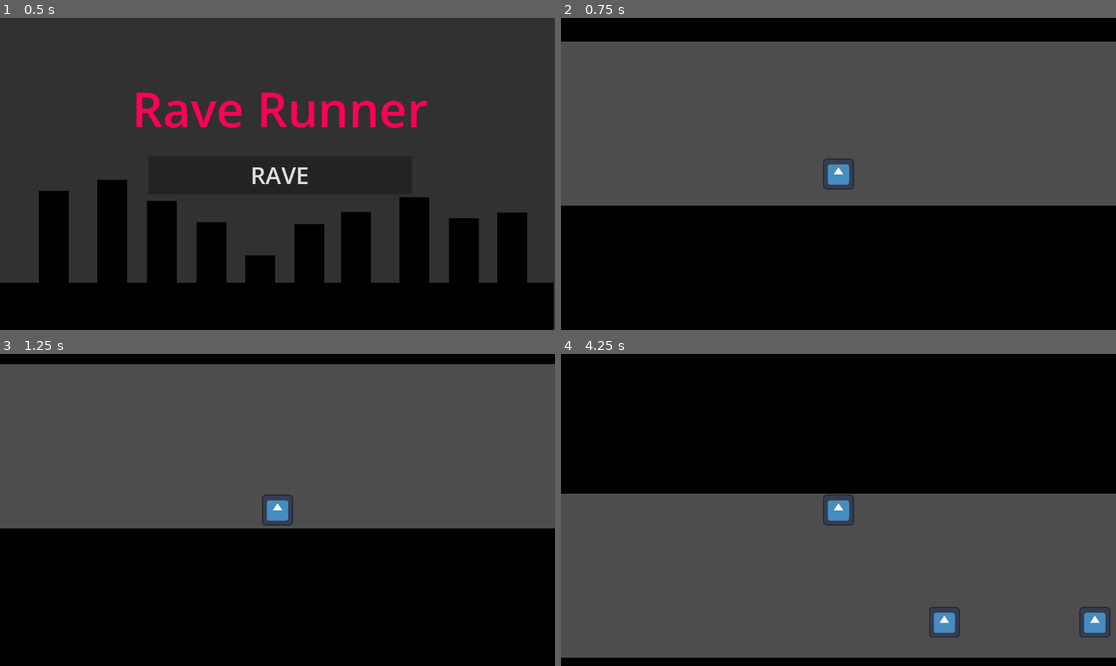
Above: before the commit, frames 1-4 (two rows, left to right).
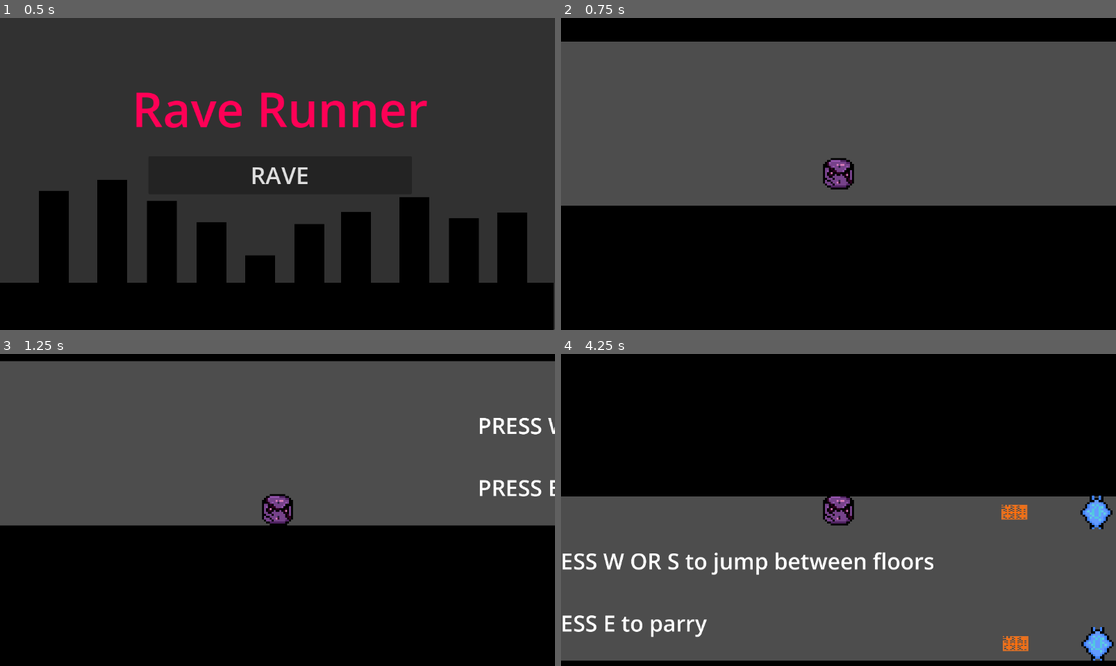
Above: after the commit, the same moments.

Repository: Cocotrilito/RaveRunner
Game: Godot game, scene res://scenes/main_menu.tscn
The game is run twice, just before and just after one commit, with the same random seed, the same clock (stepped at 60 frames per second) and the same inputs. The engine's default icon, where the game draws it, is replaced by a stand-in: a white triangle on a blue panel in a dark square. Sound files missing from this copy of the repository are replaced by a short silence.
Inputs (mouse positions are in pixels of both pictures, inside the frame that each line leads up to):
- Up to frame 1 (0.5 s): no input
- Up to frame 2 (0.75 s): click "RAVE" at 0.5 s
- Up to frame 3 (1.25 s): no input
- Up to frame 4 (4.25 s): tap W (move_up) at 1.25, 1.52, 2, 2.27, 2.75, 3.5, 3.77 s; move the mouse to (960, 494) at 1.27 s; hold Right mouse button (parry) 1.28-2.03 s; hold Right 1.28-2.78 s; click (960, 494) at 1.42 s; move the mouse to (727, 525) at 2.02 s; right-click (727, 525) at 2.1 s; move the mouse to (894, 441) at 2.77 s; hold Left 2.78-3.53 s; hold Right mouse button (parry) 2.78-3.53 s; tap Alt at 2.85 s; move the mouse to (810, 572) at 3.52 s; hold Right from 3.53 s (still down); tap Shift at 3.6 s; click (810, 572) at 3.67 s; right-click (810, 572) at 3.8 s

Frame 1 is identical in both runs. In frame 2, 0.5% of the frame differs, in the area x 47-53%, y 44-56%; in frame 3, 3.2%; in frame 4, 6.1%, in the area x 0-100%, y 44-99%.

Commit message:
FINAL COMMIT

Diff:
--- a/player.gd
+++ b/player.gd
@@ -5,7 +5,10 @@
 var gravity_direction = 1
 const FLIP_IMPULSE = 700.0
 var shake_tween: Tween
+var base_scale: Vector2
 
+func _ready():
+	base_scale = $Sprite2D.scale
 
 func _shake_camera():
 	print("shakyshakyshaky")
@@ -19,14 +22,14 @@
 func _on_flip():
 	_shake_camera()
 	var tween = create_tween()
-	tween.tween_property($Sprite2D, "scale", Vector2(0.7, 1.3), 0.05)
-	tween.tween_property($Sprite2D, "scale", Vector2(1,1), 0.1)
+	tween.tween_property($Sprite2D, "scale", base_scale * Vector2(0.7, 1.3), 0.05)
+	tween.tween_property($Sprite2D, "scale", base_scale, 0.1)
 
 func _on_land():
 	_shake_camera()
 	var tween = create_tween()
-	tween.tween_property($Sprite2D, "scale", Vector2(1.3, 0.7), 0.05)
-	tween.tween_property($Sprite2D, "scale", Vector2(1,1), 0.1)
+	tween.tween_property($Sprite2D, "scale", base_scale * Vector2(1.3, 0.7), 0.5)
+	tween.tween_property($Sprite2D, "scale", base_scale, 0.1)
 
 
 func _physics_process(delta):
@@ -64,3 +67,7 @@
 		if area.has_method("do_parry") and Input.is_action_pressed("parry"):
 			area.do_parry()
 			print("EXITOSO")
+
+
+func _on_audio_stream_player_finished() -> void:
+	pass # Replace with function body.
--- /dev/null
+++ b/scenes/audio_stream_player.gd
@@ -0,0 +1,7 @@
+extends AudioStreamPlayer
+
+func _ready():
+	play()
+
+func _on_finished():
+	play()
--- a/scenes/enemy.gd
+++ b/scenes/enemy.gd
@@ -1,4 +1,10 @@
 extends Area2D
+
+
+
+@onready var attack: Sprite2D = $Attack
+@onready var idle: Sprite2D = $idle
+
 
 const PROJECTILE =  preload("res://scenes/projectile.tscn")
 
@@ -13,12 +19,23 @@
 	$AttackTimer.stop()
 
 func _on_attack():
-	$Sprite2D.modulate = Color.RED
-	# $AnimatedTelegraph.play("telegraph") LUEGO
+	idle.visible = false
+	attack.visible = true
 	await get_tree().create_timer(0.4).timeout
-	$Sprite2D.modulate = Color.WHITE
+	attack.visible = false
+	idle.visible = true
 	_shoot()
+
+
 
 func _ready():
 	add_to_group("enemy")
 	$AttackTimer.timeout.connect(_on_attack)
+
+
+
+func _on_visible_on_screen_notifier_2d_screen_entered():
+	$AttackTimer.start()
+
+func _on_visible_on_screen_notifier_2d_screen_exited():
+	$AttackTimer.stop()
--- a/scenes/enemy.tscn
+++ b/scenes/enemy.tscn
@@ -1,7 +1,8 @@
 [gd_scene format=3 uid="uid://bj80rs4m23o6f"]
 
 [ext_resource type="Script" uid="uid://sw3t7frdemmm" path="res://scenes/enemy.gd" id="1_md0e3"]
-[ext_resource type="Texture2D" uid="uid://dpu0vx1qaseuj" path="res://icon.svg" id="2_4ra3w"]
+[ext_resource type="Texture2D" uid="uid://6gti8evjct5v" path="res://sprites/forgiveme 2.png" id="2_md0e3"]
+[ext_resource type="Texture2D" uid="uid://sksg7wcfag46" path="res://sprites/forgive.png" id="3_4ra3w"]
 
 [sub_resource type="CircleShape2D" id="CircleShape2D_5uy6h"]
 radius = 72.99315
@@ -9,12 +10,27 @@
 [node name="Enemy" type="Area2D" unique_id=2039065819]
 script = ExtResource("1_md0e3")
 
-[node name="Sprite2D" type="Sprite2D" parent="." unique_id=275594029]
-texture = ExtResource("2_4ra3w")
+[node name="idle" type="Sprite2D" parent="." unique_id=275594029]
+texture_filter = 1
+position = Vector2(0.50000525, 0.4999962)
+scale = Vector2(9.562501, 8.6875)
+texture = ExtResource("2_md0e3")
 
 [node name="CollisionShape2D" type="CollisionShape2D" parent="." unique_id=114981375]
 shape = SubResource("CircleShape2D_5uy6h")
 
 [node name="AttackTimer" type="Timer" parent="." unique_id=1969896454]
 wait_time = 2.0
-autostart = true
+
+[node name="Attack" type="Sprite2D" parent="." unique_id=1840824654]
+texture_filter = 1
+position = Vector2(0.7500038, 0.5)
+scale = Vector2(7.90625, 9.062499)
+texture = ExtResource("3_4ra3w")
+
+[node name="VisibleOnScreenNotifier2D" type="VisibleOnScreenNotifier2D" parent="." unique_id=590497839]
+position = Vector2(-6, 189)
+rect = Rect2(-2091, -435, 2185, 518)
+
+[connection signal="screen_entered" from="VisibleOnScreenNotifier2D" to="." method="_on_visible_on_screen_notifier_2d_screen_entered"]
+[connection signal="screen_exited" from="VisibleOnScreenNotifier2D" to="." method="_on_visible_on_screen_notifier_2d_screen_exited"]
--- /dev/null
+++ b/scenes/main.gd
@@ -0,0 +1,4 @@
+extends Node
+
+func _ready():
+	AudioServer.set_bus_volume_db(AudioServer.get_bus_index("Master"), 0)
--- a/scenes/main.tscn
+++ b/scenes/main.tscn
@@ -1,9 +1,12 @@
 [gd_scene format=3 uid="uid://dx4j0064lxusg"]
 
 [ext_resource type="PackedScene" uid="uid://cxwe1c0hnqoo" path="res://scenes/player.tscn" id="1_o5qli"]
+[ext_resource type="Script" uid="uid://dvyagsipm0pad" path="res://scenes/main.gd" id="1_tefeu"]
 [ext_resource type="Texture2D" uid="uid://dpu0vx1qaseuj" path="res://icon.svg" id="2_0wfyh"]
 [ext_resource type="Script" uid="uid://dakesup36v8l6" path="res://scenes/area_2d.gd" id="3_jyhfs"]
 [ext_resource type="PackedScene" uid="uid://bj80rs4m23o6f" path="res://scenes/enemy.tscn" id="3_sugp2"]
+[ext_resource type="Script" uid="uid://b32o4xcsu8a3c" path="res://scenes/audio_stream_player.gd" id="5_tbgi4"]
+[ext_resource type="AudioStream" uid="uid://b7kae85x25dpb" path="res://sprites/Hardtechno #saralandry No Copyright or author rights.mp3" id="6_o6xl0"]
 
 [sub_resource type="WorldBoundaryShape2D" id="WorldBoundaryShape2D_0wfyh"]
 
@@ -12,7 +15,11 @@
 [sub_resource type="RectangleShape2D" id="RectangleShape2D_sugp2"]
 size = Vector2(572, 688)
 
+[sub_resource type="SystemFont" id="SystemFont_jyhfs"]
+font_names = PackedStringArray("Impact")
+
 [node name="Node" type="Node" unique_id=1932085317]
+script = ExtResource("1_tefeu")
 
 [node name="Player" parent="." unique_id=846697681 instance=ExtResource("1_o5qli")]
 position = Vector2(55, 541)
@@ -29,7 +36,7 @@
 [node name="ColorRect" type="ColorRect" parent="StaticBody2D2" unique_id=191263649]
 offset_left = -6386.0
 offset_top = -1230.0
-offset_right = 30765.0
+offset_right = 31506.0
 offset_bottom = 10.0
 color = Color(0, 0, 0, 1)
 
@@ -42,18 +49,18 @@
 [node name="ColorRect" type="ColorRect" parent="StaticBody2D" unique_id=1166682013]
 offset_left = -6376.0
 offset_top = 692.0
-offset_right = 30737.0
+offset_right = 32883.0
 offset_bottom = 3289.0
 color = Color(0, 0, 0, 1)
 
 [node name="Enemy" parent="." unique_id=2039065819 instance=ExtResource("3_sugp2")]
-position = Vector2(3686, 545)
+position = Vector2(3697, 622)
 
 [node name="Enemy2" parent="." unique_id=239325212 instance=ExtResource("3_sugp2")]
-position = Vector2(5954, 65)
+position = Vector2(3692, 76)
 
 [node name="Area2D" type="Area2D" parent="." unique_id=2046186658]
-position = Vector2(31299, 336)
+position = Vector2(15950, 355)
 script = ExtResource("3_jyhfs")
 
 [node name="Sprite2D" type="Sprite2D" parent="Area2D" unique_id=69127472]
@@ -63,4 +70,71 @@
 position = Vector2(-276, 6)
 shape = SubResource("RectangleShape2D_sugp2")
 
+[node name="Enemy4" parent="." unique_id=2029538993 instance=ExtResource("3_sugp2")]
+position = Vector2(9837, 80)
+
+[node name="Enemy5" parent="." unique_id=1894517140 instance=ExtResource("3_sugp2")]
+position = Vector2(12297, 108)
+
+[node name="Enemy14" parent="." unique_id=1405284517 instance=ExtResource("3_sugp2")]
+position = Vector2(11645, 614)
+
+[node name="Enemy15" parent="." unique_id=1491073406 instance=ExtResource("3_sugp2")]
+position = Vector2(7014, 605)
+
+[node name="Enemy16" parent="." unique_id=1148430516 instance=ExtResource("3_sugp2")]
+position = Vector2(15082, 594)
+
+[node name="Enemy17" parent="." unique_id=1076986145 instance=ExtResource("3_sugp2")]
+position = Vector2(13565, 581)
+
+[node name="Enemy18" parent="." unique_id=2008198980 instance=ExtResource("3_sugp2")]
+position = Vector2(11239, 577)
+
+[node name="Enemy19" parent="." unique_id=1855863223 instance=ExtResource("3_sugp2")]
+position = Vector2(9118, 565)
+
+[node name="Enemy6" parent="." unique_id=2125232282 instance=ExtResource("3_sugp2")]
+position = Vector2(11106, 630)
+
+[node name="Enemy8" parent="." unique_id=1964291081 instance=ExtResource("3_sugp2")]
+position = Vector2(6475, 621)
+
+[node name="Enemy7" parent="." unique_id=2055835797 instance=ExtResource("3_sugp2")]
+position = Vector2(14543, 610)
+
+[node name="Enemy11" parent="." unique_id=892708781 instance=ExtResource("3_sugp2")]
+position = Vector2(4958, 608)
+
+[node name="Enemy12" parent="." unique_id=683178598 instance=ExtResource("3_sugp2")]
+position = Vector2(13026, 597)
+
+[node name="Enemy3" parent="." unique_id=658908156 instance=ExtResource("3_sugp2")]
+position = Vector2(7792, 83)
+
+[node name="Enemy9" parent="." unique_id=1294392348 instance=ExtResource("3_sugp2")]
+position = Vector2(6275, 70)
+
+[node name="Enemy13" parent="." unique_id=556672823 instance=ExtResource("3_sugp2")]
+position = Vector2(10700, 593)
+
+[node name="Enemy10" parent="." unique_id=897876635 instance=ExtResource("3_sugp2")]
+position = Vector2(8579, 581)
+
+[node name="Label" type="Label" parent="." unique_id=1590923652]
+offset_left = 1353.0
+offset_top = 214.0
+offset_right = 1884.0
+offset_bottom = 419.0
+theme_override_fonts/font = SubResource("SystemFont_jyhfs")
+theme_override_font_sizes/font_size = 92
+text = "PRESS W OR S to jump between floors
+
+PRESS E to parry"
+
+[node name="AudioStreamPlayer" type="AudioStreamPlayer" parent="." unique_id=402255976]
+stream = ExtResource("6_o6xl0")
+script = ExtResource("5_tbgi4")
+
 [connection signal="body_entered" from="Area2D" to="Area2D" method="_on_body_entered"]
+[connection signal="finished" from="AudioStreamPlayer" to="AudioStreamPlayer" method="_on_finished"]
--- a/scenes/player.tscn
+++ b/scenes/player.tscn
@@ -1,10 +1,10 @@
 [gd_scene format=3 uid="uid://cxwe1c0hnqoo"]
 
 [ext_resource type="Script" uid="uid://c0eon7g0vcb6p" path="res://player.gd" id="1_g2els"]
-[ext_resource type="Texture2D" uid="uid://dpu0vx1qaseuj" path="res://icon.svg" id="2_qhqgy"]
+[ext_resource type="Texture2D" uid="uid://u7o0tgsxe4oq" path="res://sprites/discoswaper.png" id="2_g2els"]
 
-[sub_resource type="CircleShape2D" id="CircleShape2D_g2els"]
-radius = 78.160095
+[sub_resource type="RectangleShape2D" id="RectangleShape2D_dqkch"]
+size = Vector2(127, 131)
 
 [sub_resource type="RectangleShape2D" id="RectangleShape2D_qhqgy"]
 size = Vector2(208, 189)
@@ -13,10 +13,14 @@
 script = ExtResource("1_g2els")
 
 [node name="Sprite2D" type="Sprite2D" parent="." unique_id=1401875450]
-texture = ExtResource("2_qhqgy")
+texture_filter = 1
+position = Vector2(0.5000038, -0.5000019)
+scale = Vector2(7.9375005, 8.1875)
+texture = ExtResource("2_g2els")
 
 [node name="CollisionShape2D" type="CollisionShape2D" parent="." unique_id=1145396078]
-shape = SubResource("CircleShape2D_g2els")
+position = Vector2(0.5, -0.5)
+shape = SubResource("RectangleShape2D_dqkch")
 
 [node name="ParryZone" type="Area2D" parent="." unique_id=1364782452]
 
--- a/scenes/projectile.gd
+++ b/scenes/projectile.gd
@@ -1,7 +1,9 @@
 extends Area2D
 
 var direction = Vector2.LEFT
-const SPEED = 500.0
+const BASE_SPEED = 500.0
+const PARRY_SPEED_BOOST = 3.0
+var  current_speed = BASE_SPEED
 var parried = false
 var source_enemy = null
 
@@ -10,11 +12,12 @@
 	area_entered.connect(_on_area_entered)
 
 func _physics_process(delta):
-	position += direction * SPEED * delta
+	position += direction * current_speed * delta
 
 
 func _on_body_entered(body):
 	if body.name == "Player" and not parried:
+		AudioServer.set_bus_volume_db(AudioServer.get_bus_index("Master"), -20)
 		get_tree().change_scene_to_file("res://scenes/death_screen.tscn")
 
 func _on_area_entered(area):
@@ -28,5 +31,6 @@
 		return
 	parried = true
 	direction *= -1
+	current_speed = BASE_SPEED * PARRY_SPEED_BOOST
 	if source_enemy and is_instance_valid(source_enemy):
 		source_enemy.stop_attacking()
--- a/scenes/projectile.tscn
+++ b/scenes/projectile.tscn
@@ -1,17 +1,20 @@
 [gd_scene format=3 uid="uid://8d8qt5kbd0nu"]
 
 [ext_resource type="Script" uid="uid://dqhsifrhq4hf4" path="res://scenes/projectile.gd" id="1_c8fcr"]
-[ext_resource type="Texture2D" uid="uid://dpu0vx1qaseuj" path="res://icon.svg" id="2_q3m7n"]
+[ext_resource type="Texture2D" uid="uid://dj1okh0pg0sa8" path="res://sprites/fireball.png" id="2_q3m7n"]
 
-[sub_resource type="CapsuleShape2D" id="CapsuleShape2D_softn"]
-radius = 60.0
-height = 158.0
+[sub_resource type="RectangleShape2D" id="RectangleShape2D_softn"]
+size = Vector2(107, 62)
 
 [node name="Projectile" type="Area2D" unique_id=1273899895]
 script = ExtResource("1_c8fcr")
 
 [node name="Sprite2D" type="Sprite2D" parent="." unique_id=2028482400]
+texture_filter = 1
+position = Vector2(1, -1)
+scale = Vector2(7.625, 4.5)
 texture = ExtResource("2_q3m7n")
 
 [node name="CollisionShape2D" type="CollisionShape2D" parent="." unique_id=754513471]
-shape = SubResource("CapsuleShape2D_softn")
+position = Vector2(0.5, -1)
+shape = SubResource("RectangleShape2D_softn")
Not shown, added: export_presets.cfg
Not shown, added: scenes/audio_stream_player.gd.uid
Not shown, added: scenes/main.gd.uid
Not shown, added: sprites/Hardtechno #saralandry No Copyright or author rights.mp3.import
Binary file added: sprites/Trophy.ase
Binary file added: sprites/Trophy.png
Not shown, added: sprites/Trophy.png.import
Binary file added: sprites/discoswaper.ase
Binary file added: sprites/discoswaper.png
Not shown, added: sprites/discoswaper.png.import
Binary file added: sprites/fireball.png
Not shown, added: sprites/fireball.png.import
(and 16 more such lines)
